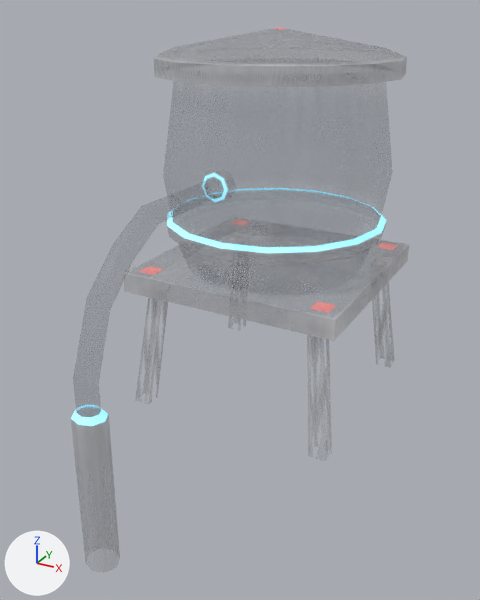
A saved change to the FBX model Assets/3DAssets/Watertank.fbx.
One viewpoint serves both versions: a camera (50 mm lens) standing at (-24.2, -22.5, 11.7) and looking at (-34.3, -4.0, 2.4). The axes (+X, +Y, +Z) are drawn at lower left. The lights are the same throughout. The picture after the commit comes second. Where no turn or scale is listed for an object, it has been applied to the vertices.

Script lines for the objects in view, before the commit:
```python
mat_material_002 = bpy.data.materials.new('Material.002')
mat_material_002.use_nodes = True; mat_material_002.node_tree.nodes.clear()
_N = mat_material_002.node_tree.nodes; _L = mat_material_002.node_tree.links
n0 = _N.new('ShaderNodeBsdfPrincipled'); n0.name = 'Principled BSDF'
n0.inputs[28].default_value = 1.0  # 'Emission Strength'
n1 = _N.new('ShaderNodeOutputMaterial'); n1.name = 'Material Output'
n2 = _N.new('ShaderNodeTexImage'); n2.name = 'Image Texture'
n2.image = img_backgroundassetsatlas_png
n3 = _N.new('ShaderNodeTexImage'); n3.name = 'Image Texture.001'
n3.image = img_backgroundassetsemissionatlas_png
n4 = _N.new('ShaderNodeTexImage'); n4.name = 'Image Texture.002'
n4.image = img_backgroundassetsatlas_png
_L.new(n2.outputs[0], n0.inputs[0])  # 'Color' to 'Base Color'
_L.new(n3.outputs[0], n0.inputs[27])  # 'Color' to 'Emission Color'
_L.new(n4.outputs[0], n0.inputs[4])  # 'Color' to 'Alpha'
_L.new(n0.outputs[0], n1.inputs[0])  # 'BSDF' to 'Surface'
me_watertank = bpy.data.meshes.new('Watertank')
me_watertank.from_pydata(...)  # 281 vertices, 246 faces; spans x -4.4..4.4, y -11.7..4.4, z -3.3..11.1
me_watertank.materials.append(mat_material_002)
ob_watertank = bpy.data.objects.new('Watertank', me_watertank)
ob_watertank.location = (-34.97, 0.0, 0.0)
```
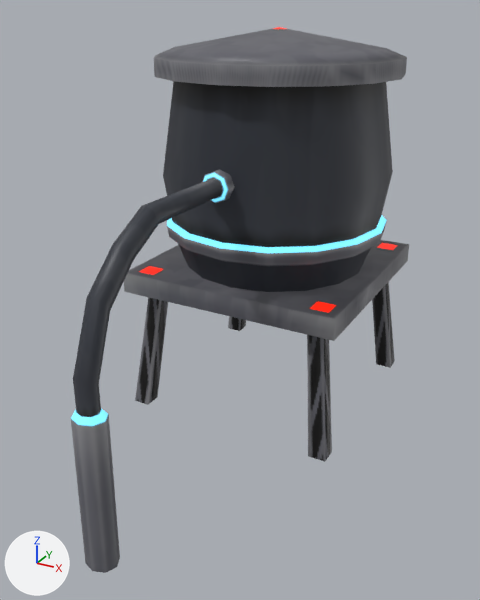
The newer file is also turned or shifted as a whole; pictures and numbers use the older file's frame.

The change, as a diff of the scene's bpy script:
```diff
--- a/Assets/3DAssets/Watertank.fbx.py
+++ b/Assets/3DAssets/Watertank.fbx.py
@@ img_backgroundassetsatlas_png @@
-img_backgroundassetsatlas_png = load_image('BackgroundAssetsAtlas.png', '../Textures/BackgroundAssetsAtlas.png', 1024, 1024, 'Non-Color')
+img_backgroundassetsatlas_png = load_image('BackgroundAssetsAtlas.png', '../Textures/BackgroundAssetsAtlas.png', 1024, 1024, 'sRGB')
@@ mat_material_002 @@
 n0 = _N.new('ShaderNodeBsdfPrincipled'); n0.name = 'Principled BSDF'
 n3.image = img_backgroundassetsemissionatlas_png
-n4 = _N.new('ShaderNodeTexImage'); n4.name = 'Image Texture.002'
-n4.image = img_backgroundassetsatlas_png
 _L.new(n2.outputs[0], n0.inputs[0])  # 'Color' to 'Base Color'
 _L.new(n3.outputs[0], n0.inputs[27])  # 'Color' to 'Emission Color'
-_L.new(n4.outputs[0], n0.inputs[4])  # 'Color' to 'Alpha'
 _L.new(n0.outputs[0], n1.inputs[0])  # 'BSDF' to 'Surface'
@@ me_watertank @@
 me_watertank.from_pydata(...)  # 281 vertices, 246 faces; spans x -4.4..4.4, y -11.7..4.4, z -3.3..11.1
 # used by ob_watertank; location = (-34.97, 0.0, 0.0)
+# me_watertank part 1: edges marked sharp go from 182 to 0
 me_watertank.materials.append(mat_material_002)
```

Pixel boxes [x1, y1, x2, y2] of what changed, in the pictures (480 x 600 px):
'Watertank', surface changed, shading changed: [71, 48, 409, 478] in both
part 1 of me_watertank, shading changed: before [71, 48, 409, 478]; after [71, 27, 409, 573]
